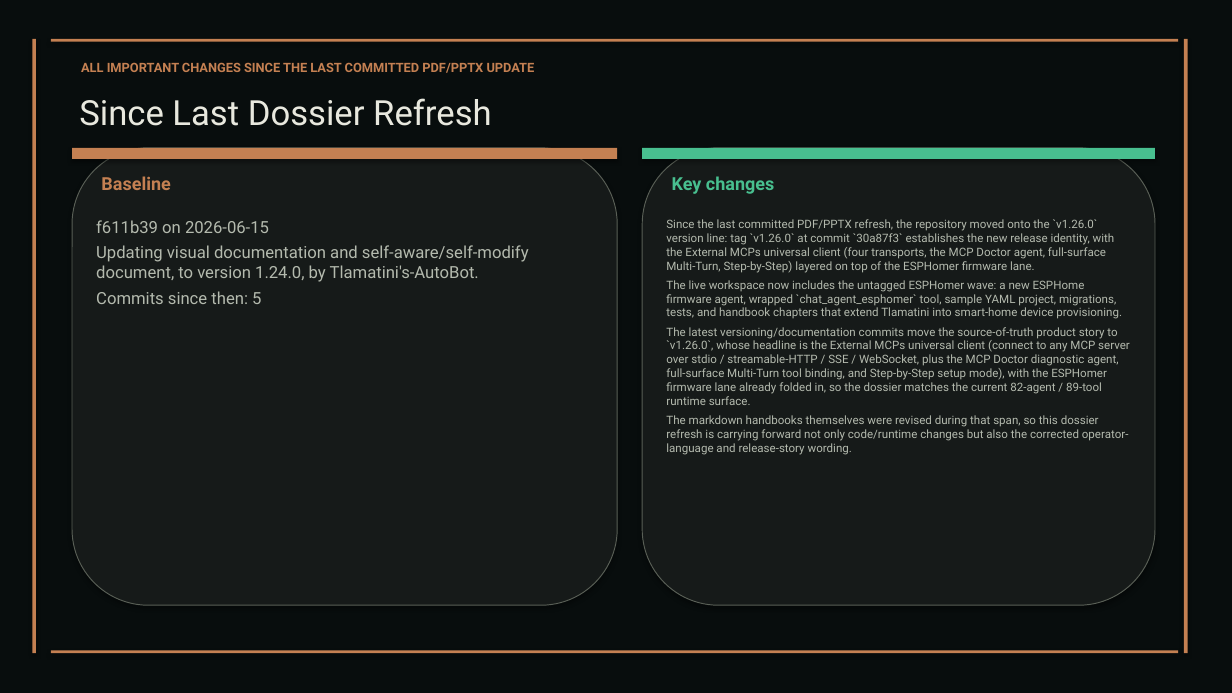
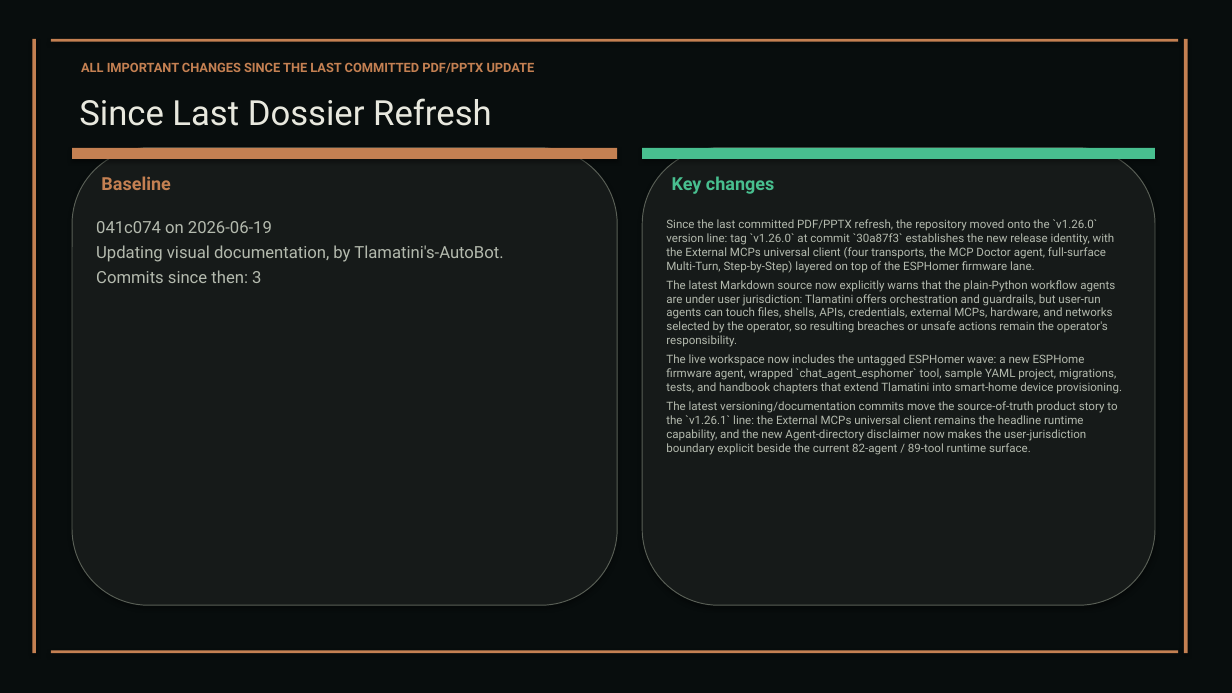
Before and after one commit to XAIHT/web-app, a slide deck: slide 68 of Tlamatini_eXtended_Artificial_Intelligence_Humanly_Tempered.pptx (slide 66 before the commit). Drawn at 1232x693 pixels with LibreOffice and Linux fonts; fonts in the diff are those of the drawing. Boxes give left, top, right and bottom in pixels: in the first picture for what was removed or moved away, otherwise in the second. Text is boxed around its words. In the diff, an @@ line names an element or a change of style, - is before the commit and + after.

Commit message:
Update to Tlamatini v1.26.1, by Tlamatini's-AutoBot.

```diff
--- a/Tlamatini_eXtended_Artificial_Intelligence_Humanly_Tempered.pptx
+++ b/Tlamatini_eXtended_Artificial_Intelligence_Humanly_Tempered.pptx
@@ text at [96, 221, 503, 283]: text changed @@
-f611b39 on 2026-06-15
-Updating visual documentation and self-aware/self-modify document, to version 1.24.0, by Tlamatini's-AutoBot.
-Commits since then: 5
+041c074 on 2026-06-19
+Updating visual documentation, by Tlamatini's-AutoBot.
+Commits since then: 3
@@ text at [666, 280, 1115, 347]: paragraph added @@
+The latest Markdown source now explicitly warns that the plain-Python workflow agents are under user jurisdiction: Tlamatini offers orchestration and guardrails, but user-run agents can touch files, shells, APIs, credentials, external MCPs, hardware, and networks selected by the operator, so resulting breaches or unsafe actions remain the operator's responsibility.
@@ text at [666, 401, 1117, 455]: text changed @@
-The latest versioning/documentation commits move the source-of-truth product story to `v1.26.0`, whose headline is the External MCPs universal client (connect to any MCP server over stdio / streamable-HTTP / SSE / WebSocket, plus the MCP Doctor diagnostic agent, full-surface Multi-Turn tool binding, and Step-by-Step setup mode), with the ESPHomer firmware lane already folded in, so the dossier matches the current 82-agent / 89-tool runtime surface.
-The markdown handbooks themselves were revised during that span, so this dossier refresh is carrying forward not only code/runtime changes but also the corrected operator-language and release-story wording.
+The latest versioning/documentation commits move the source-of-truth product story to the `v1.26.1` line: the External MCPs universal client remains the headline runtime capability, and the new Agent-directory disclaimer now makes the user-jurisdiction boundary explicit beside the current 82-agent / 89-tool runtime surface.
```
Also in this commit, not shown: 27 other slides changed, 2 slides added, 2 slides removed, 6 other files.
